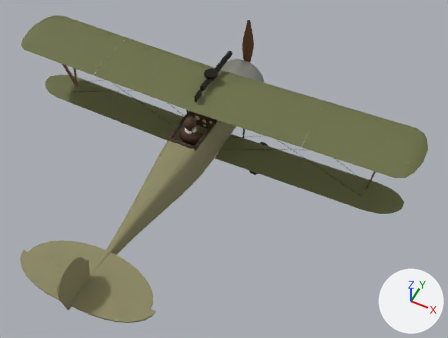
The glTF model public/models/nieuport_11.glb, before and after one commit.
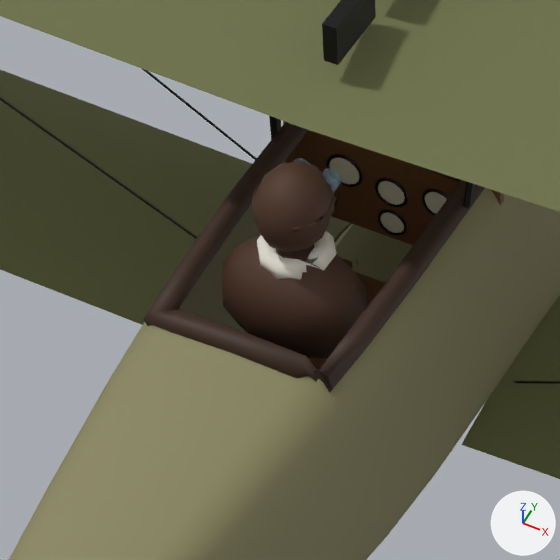
Old and new are each drawn whole from a camera (50 mm lens) standing at (3.92, -7.39, 7.97) and looking at (0.74, -1.02, 0.01) and again close up on the part from 33% to 51% of the width and 27% to 52% of the height. Arrows for +X, +Y and +Z are at lower right; the lights stay in place. The last two pictures show the newer version. Where no turn or scale is listed for an object, it has been applied to the vertices. Vertices at exactly the same position are counted once.

Objects in the first close-up: 'Coaming', 'CockpitInterior', 'Fuselage', 'Gauge_Compass', 'Guns', 'Pilot_Figure', 'Wing_Lower_L', 'Wing_Lower_R', 'Wing_Upper_L', 'Wing_Upper_R', 'Wires' and 8 more.
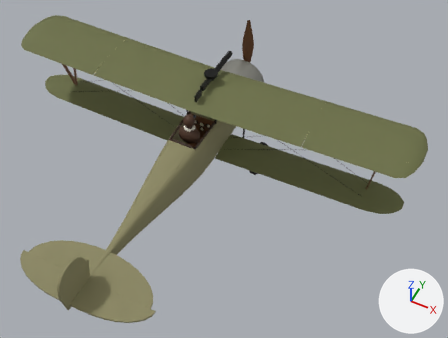
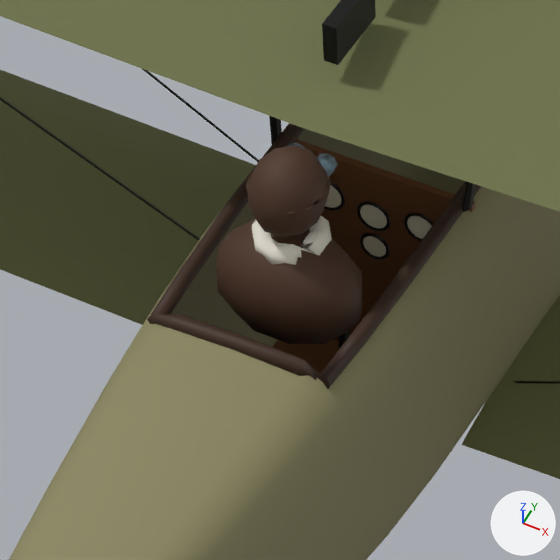
Changed parts and their boxes [x1, y1, x2, y2] in the close-ups (560 x 560 px; the box of a moved part takes in the faces that stretch with it):
'Pilot_Figure', moved
    before: [222, 158, 367, 358]
    after: [216, 143, 362, 344]
'Coaming', reshaped
    before: [143, 122, 485, 393]
    after: [147, 123, 481, 389]
'CockpitInterior', reshaped
    before: [283, 121, 504, 369]
    after: [272, 139, 475, 373]
'Gauge_Compass', moved
    before: [381, 213, 404, 233]
    after: [363, 236, 386, 257]
part 1 of me_cockpitinterior, moved or reshaped
    before: [283, 121, 504, 245]
    after: [294, 139, 475, 342]

The change, as a list of edits to the scene's bpy script:
```text
Change me_cockpitinterior:
    used by ob_cockpitinterior; location = (0.0, 0.0, 0.0)
    remove me_cockpitinterior.from_pydata(...)  # 62 vertices, 96 faces; spans x -0.322..0.322, y -1.265..-0.165, z -0.317..0.387
    add me_cockpitinterior.from_pydata(...)  # 62 vertices, 96 faces; spans x -0.29..0.29, y -1.265..-0.165, z -0.327..0.397
    me_cockpitinterior part 1: the loose piece of 8 vertices spanning x -0.322..0.322, y -0.325..-0.305, z 0.067..0.387 is scaled about its middle by (0.9, 1, 2.26), then moved by (0.0, -0.1, -0.192)
Change me_coaming:
    used by ob_coaming; location = (0.0, 0.0, 0.0)
    remove me_coaming.from_pydata(...)  # 96 vertices, 192 faces; spans x -0.292..0.292, y -1.17..-0.3, z 0.351..0.457
    add me_coaming.from_pydata(...)  # 96 vertices, 192 faces; spans x -0.281..0.281, y -1.159..-0.311, z 0.361..0.448
    me_coaming part 2: 96 of 96 vertices moved; they spanned x -0.292..0.292, y -1.17..-0.3, z 0.351..0.457 and now span x -0.281..0.281, y -1.159..-0.311, z 0.361..0.448; mean shift (0.0, 0.0, 0.0)
Change me_pilot_figure:
    used by ob_pilot_figure; location = (0.0, 0.0, 0.0)
    remove me_pilot_figure.from_pydata(...)  # 304 vertices, 588 faces; spans x -0.205..0.205, y -0.985..-0.705, z 0.155..0.745
    add me_pilot_figure.from_pydata(...)  # 304 vertices, 588 faces; spans x -0.205..0.205, y -1.005..-0.725, z 0.225..0.815
    me_pilot_figure part 3: the whole mesh is moved by (0.0, -0.02, 0.07)
Change ob_gauge_compass:
    ob_gauge_compass.location: (0.0, -0.328, 0.127) -> (0.0, -0.428, 0.127)
```
